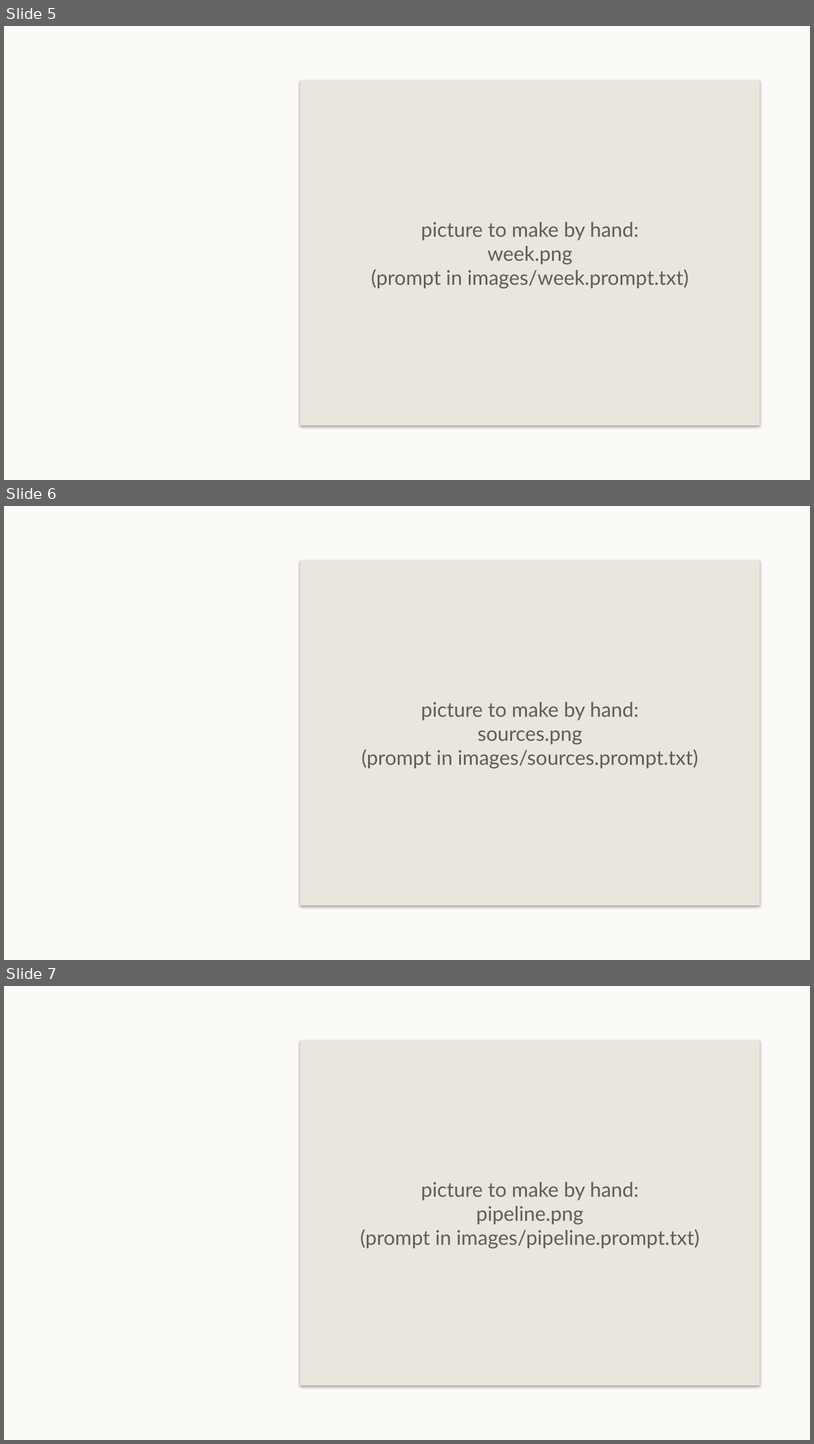
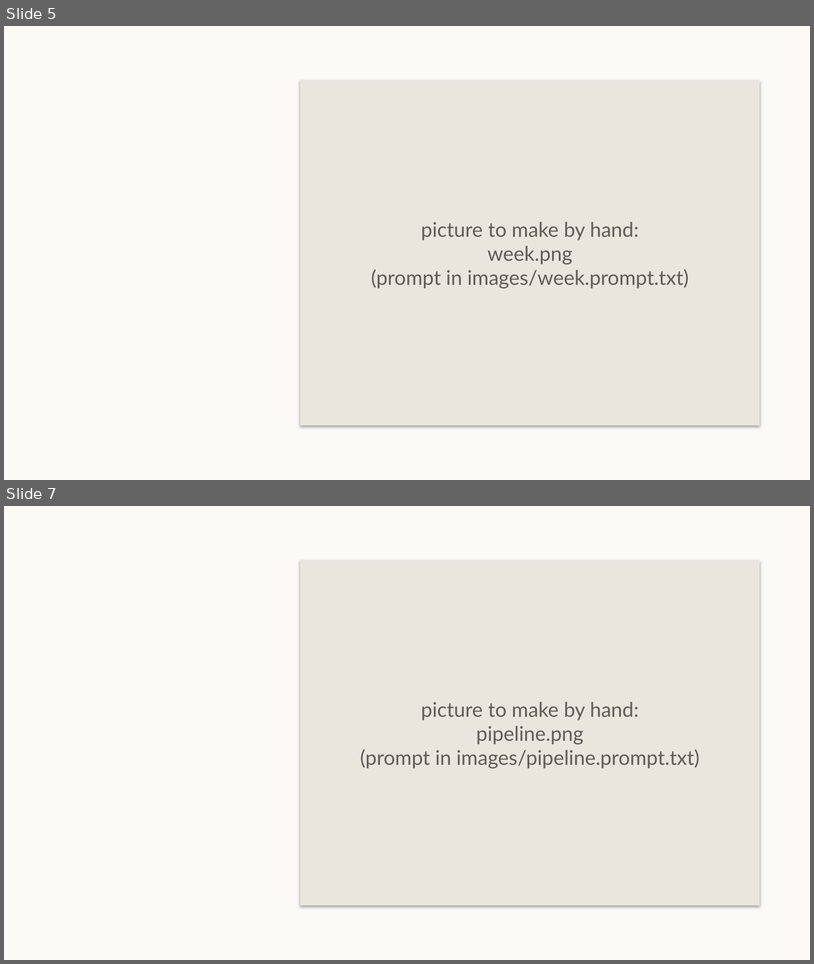
Before and after one commit to yonatanmost-commits/Kinnerret-Level-Forecast, a slide deck: docs/talk/talk.pptx. Shown one above the other, each under a label of ours: slides 5, 6 and 7 before the commit, slides 5 and 7 after it; the slides between them are not shown. The pictures are 814x1444 and 814x964 pixels, drawn with LibreOffice and Linux fonts; fonts in the diff are those of the drawing. Boxes give left, top, right and bottom in pixels: in the first picture for what was removed or moved away, otherwise in the second. Text is boxed around its words. In the diff, an @@ line names an element or a change of style, - is before the commit and + after.

```diff
--- a/docs/talk/talk.pptx
+++ b/docs/talk/talk.pptx
@@ slide 6 removed at [4,506,810,960], background #FBFAF7 @@
@@ rectangle removed at [300,561,760,905] @@
@@ text removed at [362,702,699,768] @@
-picture to make by hand:
-sources.png
-(prompt in images/sources.prompt.txt)
```
Also in this commit, not shown: 1 slide added, 1 other file.
